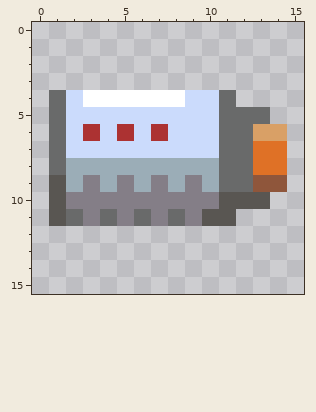
Pixel-art sprite -- actor/projectile/Bomb.png. The picture above is the old version.
The file is 16x16 pixels.
After:
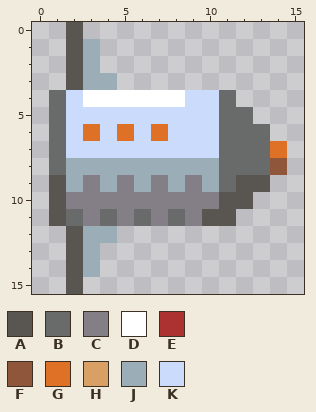
Palette (. is transparent): A #595652  B #696a6a  C #847e87  D #ffffff  E #ac3232  F #8f563b  G #df7126  H #d9a066  J #9badb7  K #cbdbfc
From old to new:
y 0: x 2 . -> A
y 1..2: x 2..3 .. -> AJ
y 3: x 2..4 ... -> AJJ
y 5: x 13 B -> .
y 6: x 3 E -> G; x 5 E -> G; x 7 E -> G; x 13..14 HH -> B.
y 7: x 13 G -> B
y 8: x 13..14 GG -> BF
y 9: x 12..14 BFF -> AA.
y 10: x 13 A -> .
y 12: x 2..4 ... -> AJJ
y 13..14: x 2..3 .. -> AJ
y 15: x 2 . -> A
Boxes around the changes in both pictures, in picture pixels (x1, y1, x2, y2):
changed: (66, 22, 168, 141)
changed: (236, 107, 287, 209)
added: (66, 226, 117, 294)
